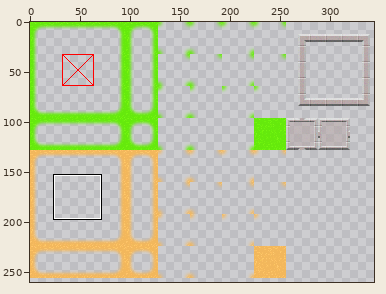
A sprite sheet gets an edit: assets/tileset.png. The picture above shows the old version from afar; the outline marks the close-up.
Close-up. Before the commit:
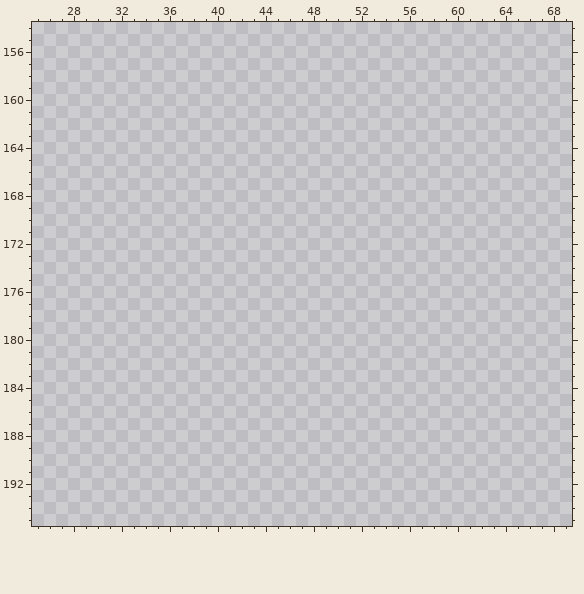
The file is 512x512 pixels. Shown: x 25..69, y 154..195. The wide view leaves out empty margins.
Palette (. is transparent): 
And afterwards:
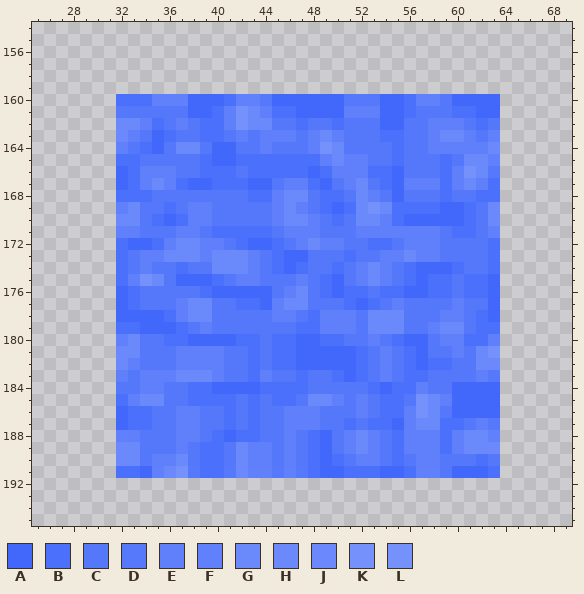
Colours new in this view: A #4168fb  B #4b70fb  C #5578fb  D #5678fb  E #6080fb  F #6081fb  G #6a89fb  H #6b89fb  J #6b89fc  K #7591fc  L #7592fc
The exact change:
Changed rows in their new state; - is an unchanged pixel.
first column x 32:
160 BBBFFFAAABFFDAAAAAADDDAABFFCAAAA
161 DCCCCCAABELGEBBAAAAEEEAABCCCBBAA
162 HGEBCECBBELGGCCBCCBCCCAACCEEECBC
163 JECABCCBBCECEEECEGECCCBBCCEGGECF
164 FCBACGGCAACCECCCELGCCCCBCCEEEEEJ
165 BBCCCCCBAABBBBBBBEGEECCBCCCBCGGF
166 ABEEECCBBBCBBBBBABEEEBBACCCBELGD
167 ABEGEBAABBBAACEEBACEGCBAEEEBEGEB
168 BBBCCCCCCCCBBEGGCBBCGECACCCBCCBB
169 FGCCBCEECCCCCEGECBABGLGBBBBAABCH
170 JGCBABEECCCCCEGGECBCGGEBAAAAABCH
171 FECCCEECBBBBBCEEECCCEEEEEEECBBCF
172 BAABEGGEECBAABCEGEECCBBCEEECCCCB
173 BCEEGGGEGGGECBAACCCBCCEEGEECCCCB
174 BCECCBCCGGGECBABCCBCEGECBAAABCCB
175 BELGCAAABCEECCCECBACEGECBABBCBBA
176 ABCCCCCBAAAAACEGCBABBCBBAABBCBBA
177 ABCCCEGGCCBBAEGGCCCBABCECCCCECCA
178 AAAABEGGCCCCCEECBEEECGGGCCCEECBA
179 BBAAABCECCCCCCCBBEEECGGGCCEGGCBB
180 FGCCBBAAAABBCBBAABBCCECBAACEEBBE
181 JGCCCEEEECCBCBBAAAAABCECBACCECGL
182 HECCCEEEECCBCBBAAAAABCECBABBCCGJ
183 ECEEEGGGECCBECCBCCBABCECBBCCCCED
184 CCEECCBBAAAABBBBCCCCCBABBECCAAAA
185 BEGGCCBBBBCBCBBCGGECECBBCLGEAAAA
186 ABBCCEECCBCBCCEEECCCECBBELGCAAAA
187 ABBCCEECCBCBCCEEECCBCBBAEGGBBCED
188 FECCCEECBABBCCECBACEGECBEEEBEGGF
189 JGCCCECBBCGEECECBACEGECBEEEBEGGH
190 JGCEEGCBBCGEECECBABCEECBCEECCCBC
191 BBAFJKDBBDJFFDFDBAABBBAABFFCAAAB
